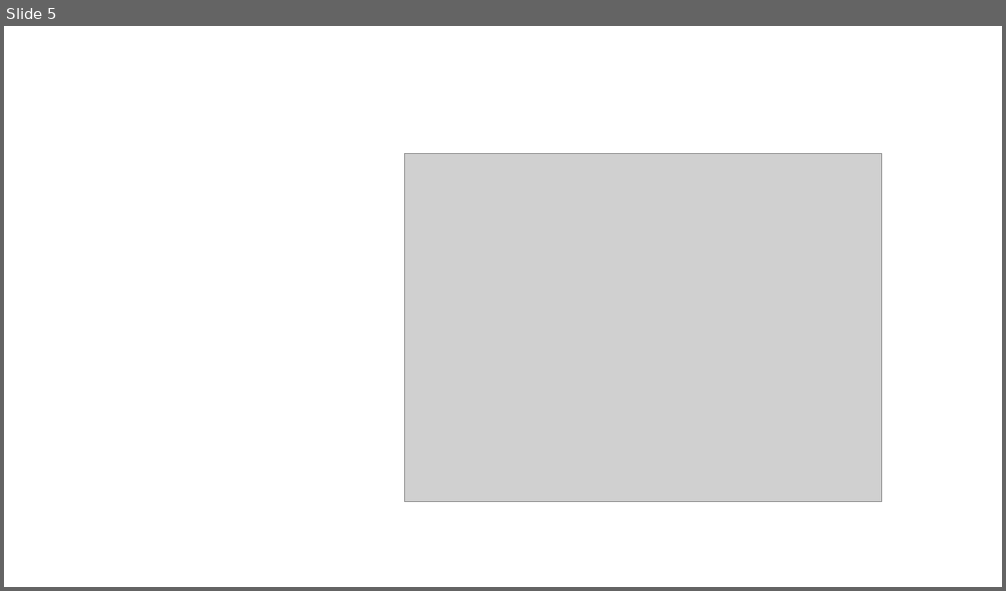
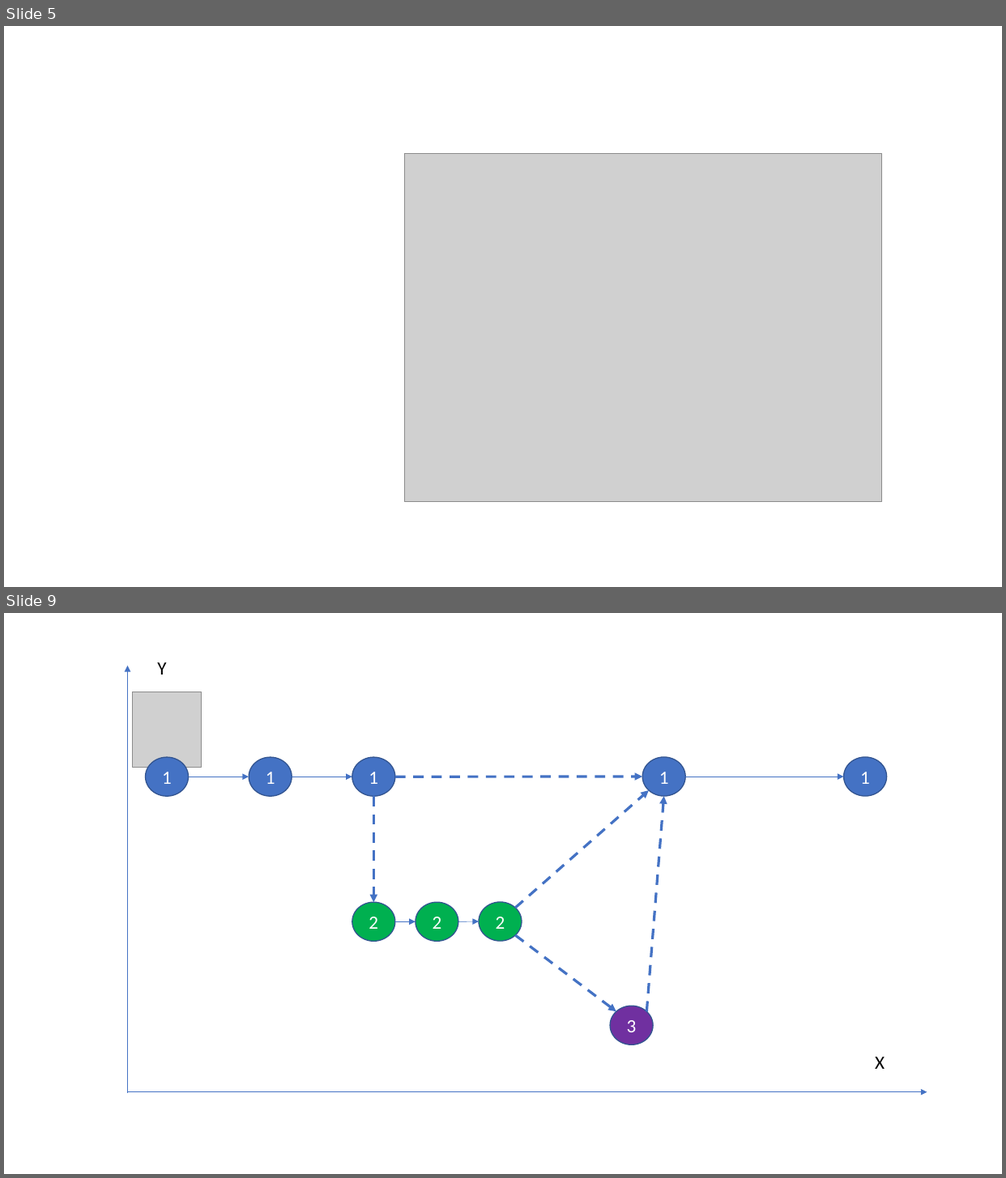
Before and after one commit to matheuskraemer/pfc, a slide deck: doc/pfc/Imagens/Imagens.pptx. Shown one above the other, each under a label of ours: slide 5 before the commit, slides 5 and 9 after it; the slides between them are not shown. The pictures are 1006x591 and 1006x1178 pixels, drawn with LibreOffice and Linux fonts; fonts in the diff are those of the drawing; grey boxes stand for pictures. Boxes give left, top, right and bottom in pixels: in the first picture for what was removed or moved away, otherwise in the second. Text is boxed around its words. In the diff, an @@ line names an element or a change of style, - is before the commit and + after.

```diff
--- a/doc/pfc/Imagens/Imagens.pptx
+++ b/doc/pfc/Imagens/Imagens.pptx
@@ slide 9 added at [4, 613, 1002, 1174], background #FFFFFF @@
@@ arrow added from (127, 1093) to (127, 666), #4472C4 0.5 pt @@
@@ text added at [157, 662, 166, 675], 18 pt, text #000000 @@
+Y
@@ picture added at [132, 692, 201, 767] @@
@@ ellipse added at [146, 757, 188, 796], fill #4472C4, outline #325491 1 pt, 18 pt, text #FFFFFF @@
+1
@@ ellipse added at [249, 757, 292, 796], fill #4472C4, outline #325491 1 pt, 18 pt, text #FFFFFF @@
+1
@@ ellipse added at [352, 757, 394, 796], fill #4472C4, outline #325491 1 pt, 18 pt, text #FFFFFF @@
+1
@@ ellipse added at [642, 757, 685, 796], fill #4472C4, outline #325491 1 pt, 18 pt, text #FFFFFF @@
+1
@@ ellipse added at [844, 757, 887, 796], fill #4472C4, outline #325491 1 pt, 18 pt, text #FFFFFF @@
+1
@@ arrow added from (188, 777) to (249, 777), #4472C4 0.5 pt @@
@@ arrow added from (292, 777) to (352, 777), #4472C4 0.5 pt @@
@@ arrow added from (395, 777) to (642, 777), #4472C4 2.5 pt dashed @@
@@ arrow added from (685, 777) to (844, 777), #4472C4 0.5 pt @@
@@ arrow added from (374, 796) to (374, 903), #4472C4 2.5 pt dashed @@
@@ arrow added from (515, 908) to (649, 790), #4472C4 2.5 pt dashed @@
@@ arrow added from (647, 1012) to (664, 796), #4472C4 2.5 pt dashed @@
@@ ellipse added at [352, 903, 394, 942], fill #00B050, outline #325491 1 pt, 18 pt, text #FFFFFF @@
+2
@@ ellipse added at [415, 903, 458, 942], fill #00B050, outline #325491 1 pt, 18 pt, text #FFFFFF @@
+2
@@ ellipse added at [479, 902, 522, 941], fill #00B050, outline #325491 1 pt, 18 pt, text #FFFFFF @@
+2
@@ arrow added from (395, 922) to (415, 922), #4472C4 0.5 pt @@
@@ arrow added from (458, 922) to (479, 922), #4472C4 0.5 pt @@
@@ arrow added from (515, 935) to (616, 1012), #4472C4 2.5 pt dashed @@
@@ ellipse added at [611, 1006, 653, 1045], fill #7030A0, outline #325491 1 pt, 18 pt, text #FFFFFF @@
+3
@@ text added at [875, 1057, 884, 1069], 18 pt, text #000000 @@
+X
@@ arrow added from (127, 1093) to (927, 1093), #4472C4 0.5 pt @@
```
Also in this commit, not shown: 3 other slides added, 3 other files.
